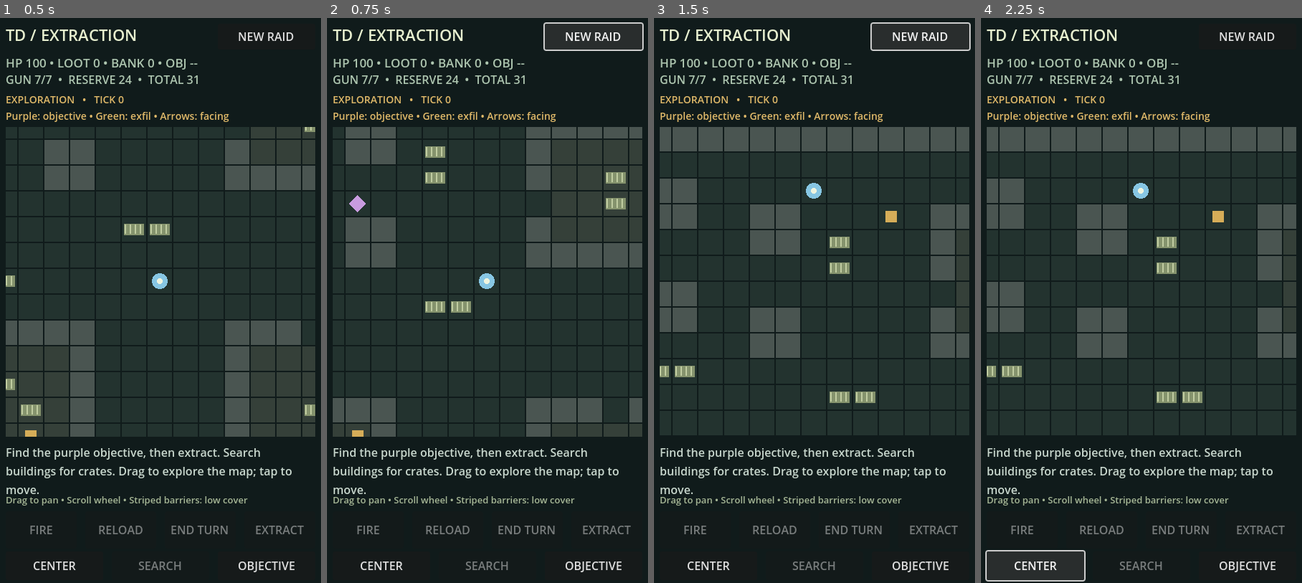
Above: before the commit, frames 1-4 (left to right).
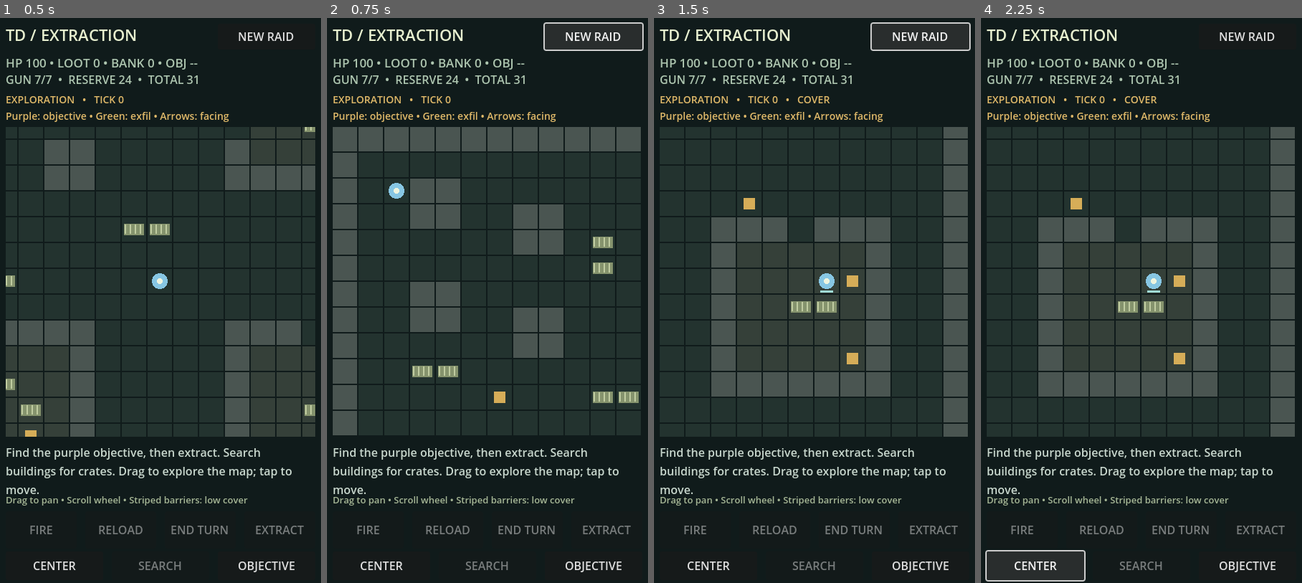
Above: after the commit, the same moments.

Repository: thenamelessguy77/TDExtract
Game: Godot game, scene res://main.tscn
Two runs of this game, one before a commit and one after it. Both use one fixed random seed, a clock stepped at 60 frames per second and the inputs below.
Inputs:
- Up to frame 1 (0.5 s): no input
- Up to frame 2 (0.75 s): click "NEW RAID" at 0.5 s
- Up to frame 3 (1.5 s): click "NEW RAID" at 1.25 s
- Up to frame 4 (2.25 s): click "CENTER" at 2 s

Frame 1 is identical in both runs. In frame 2, 17% of the frame differs, in the area x 1-99%, y 19-75%; in frame 3, 19%, in the area x 1-99%, y 13-75%; in frame 4, 19%.

Commit message:
Increase patrols to six enemies for expanded map

Diff:
--- a/main.gd
+++ b/main.gd
@@ -9,7 +9,7 @@
 const LOW_COVER_PENALTY = 25
 const RAID_LOOT_COUNT = 4
 const OBJECTIVE_MIN_DISTANCE = 8
-const RAID_ENEMY_COUNT = 3
+const RAID_ENEMY_COUNT = 6
 const MAGAZINE_CAPACITY = 7
 const CRATE_AMMO = 7
 const COMBAT_RELOAD_AP = 2
--- a/tests/smoke.gd
+++ b/tests/smoke.gd
@@ -10,7 +10,7 @@
 	game.rng.seed = 77
 	game.new_raid()
 	assert(game.distance(game.player, game.exfil) >= 8)
-	assert(game.enemies.size() == 3 and game.loot.size() == 4)
+	assert(game.enemies.size() == 6 and game.loot.size() == 4)
 	var cells = [game.player, game.exfil, game.objective]
 	for e in game.enemies:
 		assert(game.walkable(e.pos) and not cells.has(e.pos))
@@ -232,6 +232,7 @@
 		game.rng.seed = seed_value
 		game.new_raid()
 		assert(game.distance(game.player, game.objective) >= 8)
+		assert(game.enemies.size() == 6)
 		assert(game.objective != game.exfil and game.walkable(game.objective))
 		assert(game.loot.size() == 4 and not game.objective_collected)
 		objective_locations[game.objective] = true
Not shown, changed: README.md
